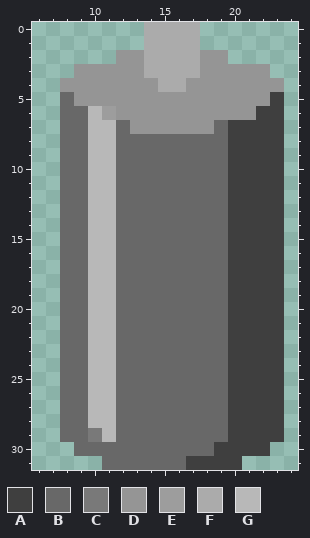
Edited in one commit: pixel-art sprite (bombersnake_thinky/src/images/bomb_ver_G.png). This is how it looked before the edit.
The file is 32x32 pixels. Colours within 5 levels of each other are drawn and written as one. Shown: x 6..24, y 0..31.
Palette (. is transparent): A #3f3f3f  B #686868  C #797979  D #959595  E #9d9d9d  F #ababab  G #b8b8b8
The same view after the edit:
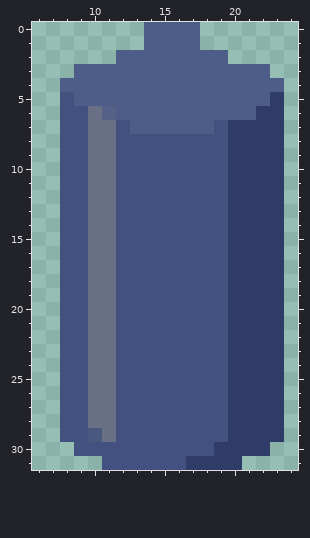
Difference:
colour A: #3f3f3f -> #2f3c67
colour B: #686868 -> #42517f
colour C: #797979 -> #49587f
colour D: #959595 -> #4e5c88
colour E: #9d9d9d -> #556187
colour G: #b8b8b8 -> #697085
y 0..3: x 14..17 FFFF -> DDDD
y 4: x 15..16 FF -> DD
